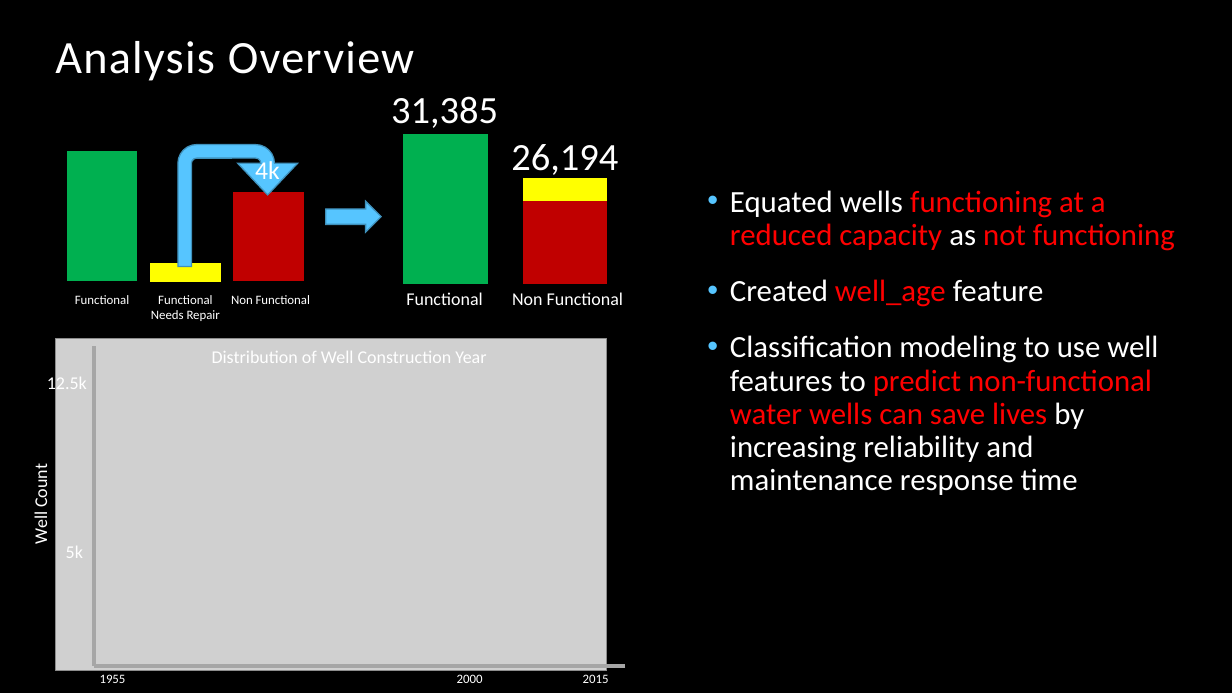
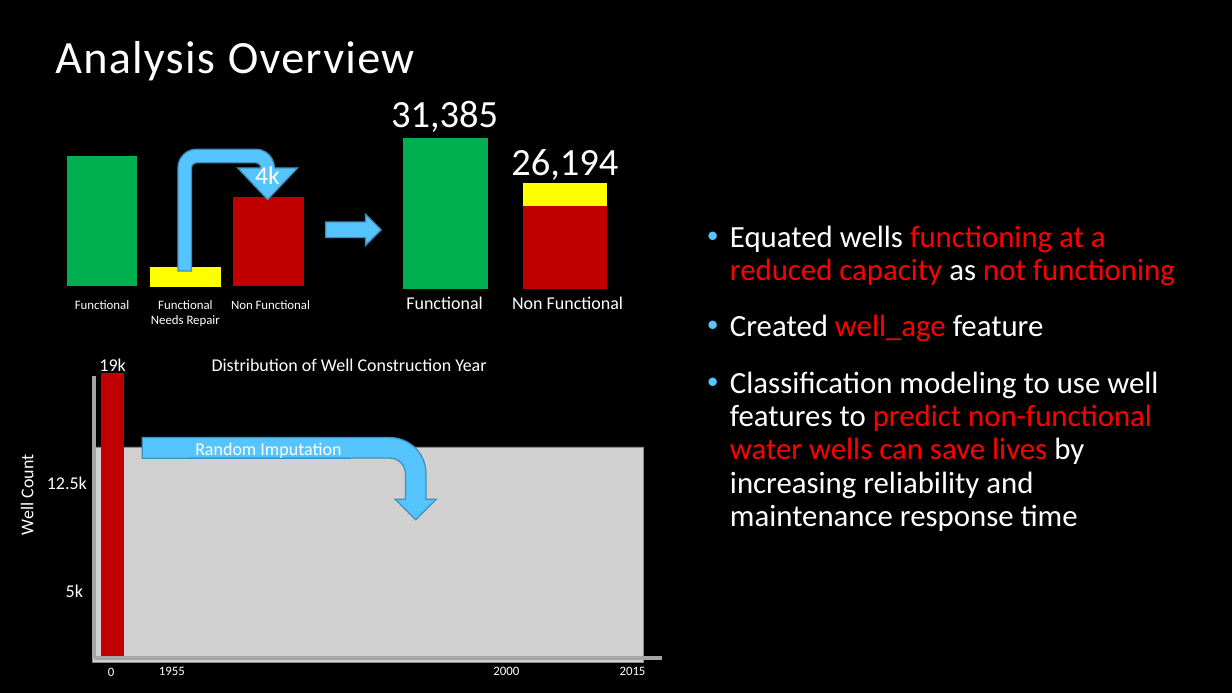
Before and after one commit to bentson1187/phase_3_project, a slide deck: slide 4 of Stakeholder Presentation.pptx. Drawn at 1232x693 pixels with LibreOffice and Linux fonts; fonts in the diff are those of the drawing; grey boxes stand for pictures; background and template pictures are left out. Boxes give left, top, right and bottom in pixels: in the first picture for what was removed or moved away, otherwise in the second. Text is boxed around its words. In the diff, an @@ line names an element or a change of style, - is before the commit and + after.

```diff
--- a/Stakeholder Presentation.pptx
+++ b/Stakeholder Presentation.pptx
@@ 8 texts, 6 rectangles, 1 uturn arrow: place and size @@
-8 texts, 6 rectangles, 1 uturn arrow at (67,96,623,321)
+8 texts, 6 rectangles, 1 uturn arrow at (67,100,623,326)
@@ right arrow: place and size @@
-right arrow at (326,201,382,232)
+right arrow at (326,214,382,245)
@@ text "Equated wells functioning at a ...": place and size @@
-text "Equated wells functioning at a ..." at (730,190,1175,495)
+text "Equated wells functioning at a ..." at (730,225,1175,531)
@@ text "Distribution of Well Construction Year": place and size @@
-text "Distribution of Well Construction Year" at (212,351,486,363)
+text "Distribution of Well Construction Year" at (212,358,486,371)
@@ line moved from (94, 347) - (94, 666) to (94, 376) - (94, 658) @@
@@ text "Well Count": place and size @@
-text "Well Count" at (30,468,52,544)
+text "Well Count" at (16,459,38,534)
@@ picture: place and size @@
-picture at (55,339,607,671)
+picture at (92,447,644,663)
@@ group added at (94,358,644,676): 3 texts, 1 line, 1 rectangle, 1 bent arrow @@
+0
+19k
+Random Imputation
@@ text "12.5k" rewrapped from (47,374,87,394) to (47,476,87,489) @@
@@ line moved from (97, 382) - (607, 382) to (97, 485) - (644, 485) @@
@@ text "5k": place and size @@
-text "5k" at (66,546,83,558)
+text "5k" at (66,584,83,597)
@@ line moved from (626, 666) - (94, 666) to (663, 658) - (94, 658) @@
@@ text "1955": place and size @@
-text "1955" at (100,674,126,683)
+text "1955" at (159,666,185,675)
@@ text "2000": place and size @@
-text "2000" at (457,674,483,683)
+text "2000" at (493,666,519,675)
@@ text "2015": place and size @@
-text "2015" at (583,674,609,683)
+text "2015" at (620,666,646,675)
```
Also in this commit, not shown: 4 other slides changed, 4 other files.
